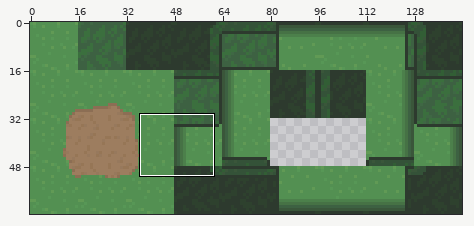
Sprite sheet, stored at Monstable/res/Tileset.png. Above: a wide view before the commit, with the close-up outlined.
Close-up. Before the edit:
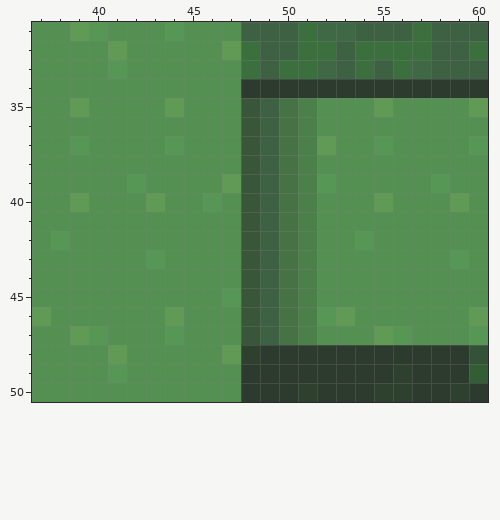
The file is 144x64 pixels. Colours within 5 levels of each other are drawn and written as one. Shown: x 37..60, y 31..50. The commit also changed other parts of the picture, which this record leaves out.
New version:
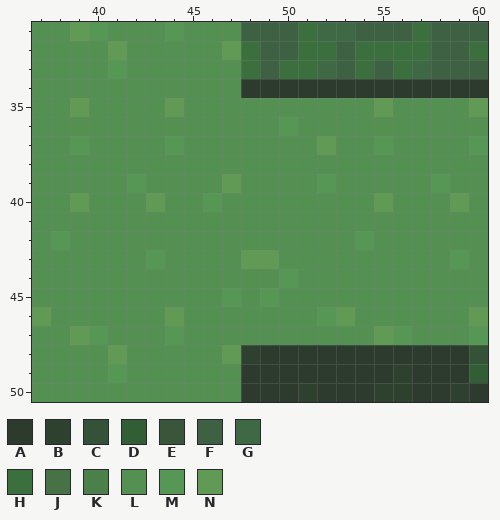
Palette (. is transparent): A #2d3a2e  B #2e412e  C #345238  D #325e35  E #3a563a  F #3d6142  G #3f6844  H #3b6f3e  J #467245  K #4c804b  L #539052  M #579756  N #619a55
Diff:
{"y":35,"x":48,"old":"EFJK","new":"LLLL"}
{"y":36,"x":48,"old":"EFJK","new":"LLML"}
{"y":37,"x":48,"old":"EFJK","new":"LLLL"}
{"y":38,"x":48,"old":"EFJK","new":"LLLL"}
{"y":39,"x":48,"old":"EFJK","new":"LLLL"}
{"y":40,"x":48,"old":"EFJK","new":"LLLL"}
{"y":41,"x":48,"old":"EFJK","new":"LLLL"}
{"y":42,"x":48,"old":"EFJK","new":"LLLL"}
{"y":43,"x":48,"old":"EFJK","new":"NNLL"}
{"y":44,"x":48,"old":"EFJK","new":"LLML"}
{"y":45,"x":48,"old":"EFJK","new":"LMLL"}
{"y":46,"x":48,"old":"EFJK","new":"LLLL"}
{"y":47,"x":48,"old":"EFJK","new":"LLLL"}
{"label":"changed","picture_box":[241,98,317,345]}
